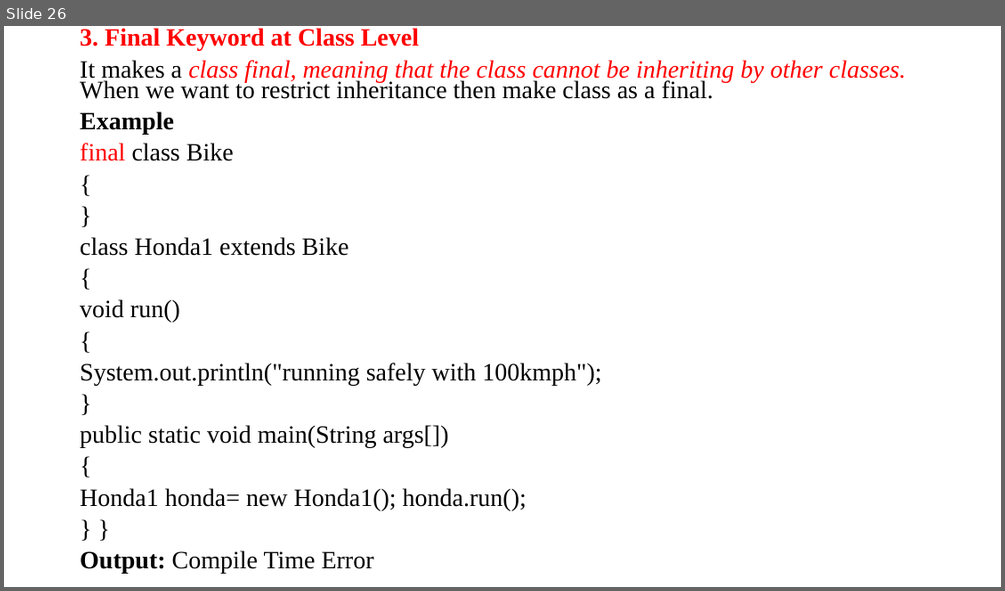
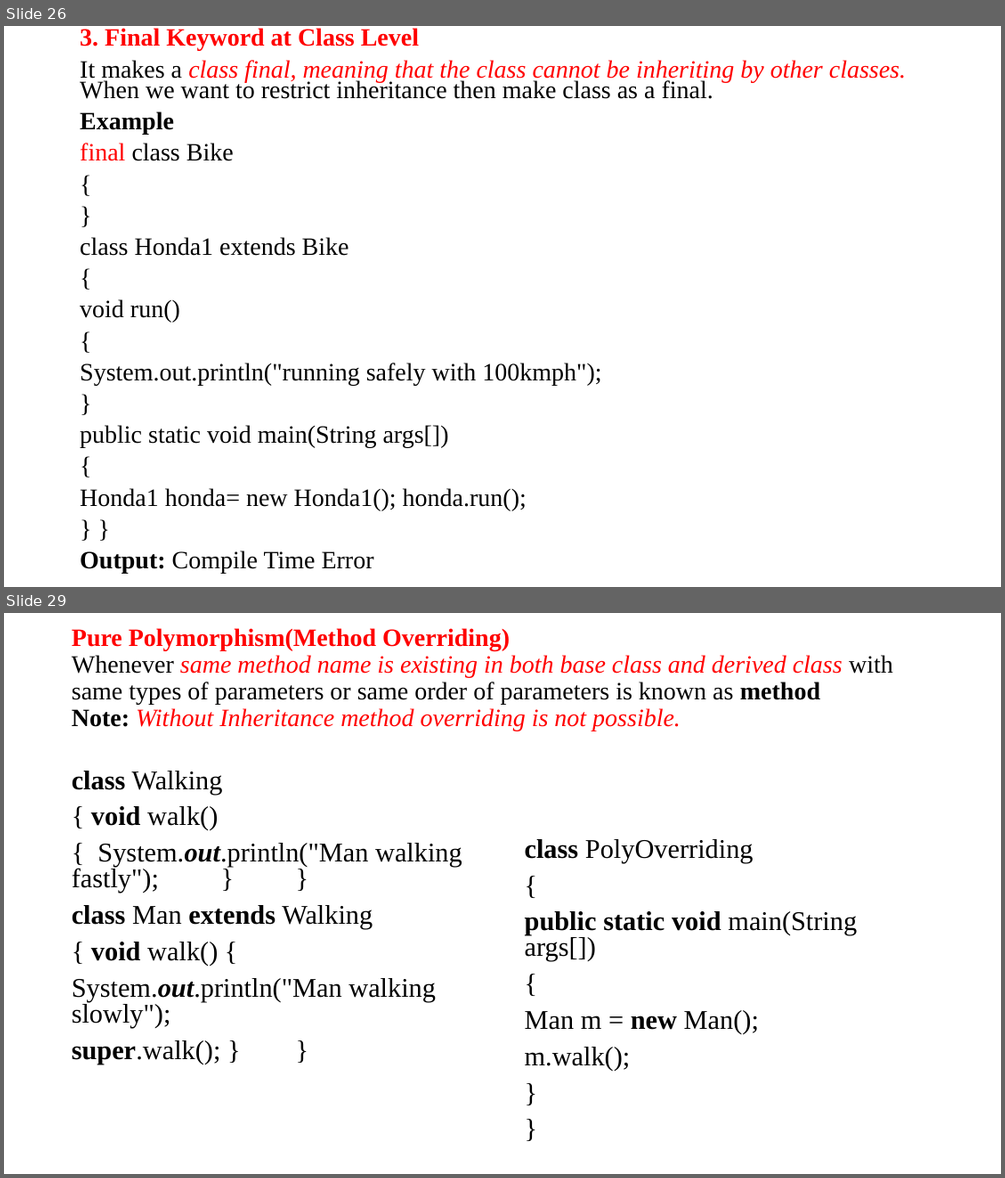
Before and after one commit to anvesh1987/Java-Programs-CSE-G, a slide deck: UNIT –II.ppt. Shown one above the other, each under a label of ours: slide 26 before the commit, slides 26 and 29 after it; the slides between them are not shown. The pictures are 1005x591 and 1005x1178 pixels, drawn with LibreOffice and Linux fonts; fonts in the diff are those of the drawing. Boxes give left, top, right and bottom in pixels: in the first picture for what was removed or moved away, otherwise in the second. Text is boxed around its words. In the diff, an @@ line names an element or a change of style, - is before the commit and + after.

```diff
--- a/UNIT –II.ppt
+++ b/UNIT –II.ppt
@@ slide 29 added at bbox=[4, 613, 1001, 1174], background #FFFFFF @@
@@ title added at bbox=[72, 628, 893, 731], 24 pt, text #FF0000 @@
+Pure Polymorphism(Method Overriding)
+Whenever same method name is existing in both base class and derived class with same types of parameters or same order of parameters is known as method
+Note: Without Inheritance method overriding is not possible.
@@ text added at bbox=[72, 771, 462, 1064], 26 pt, text #000000 @@
+class Walking
+{ void walk()
+{ System.out.println("Man walking fastly"); } }
+class Man extends Walking
+{ void walk() {
+System.out.println("Man walking slowly");
+super.walk(); } }
@@ text added at bbox=[525, 839, 857, 1070], 26 pt, text #000000 @@
+class PolyOverriding
+{
+public static void main(String args[])
+{
+Man m = new Man();
+m.walk();
+}
+}
```
Also in this commit, not shown: 10 other slides added.
